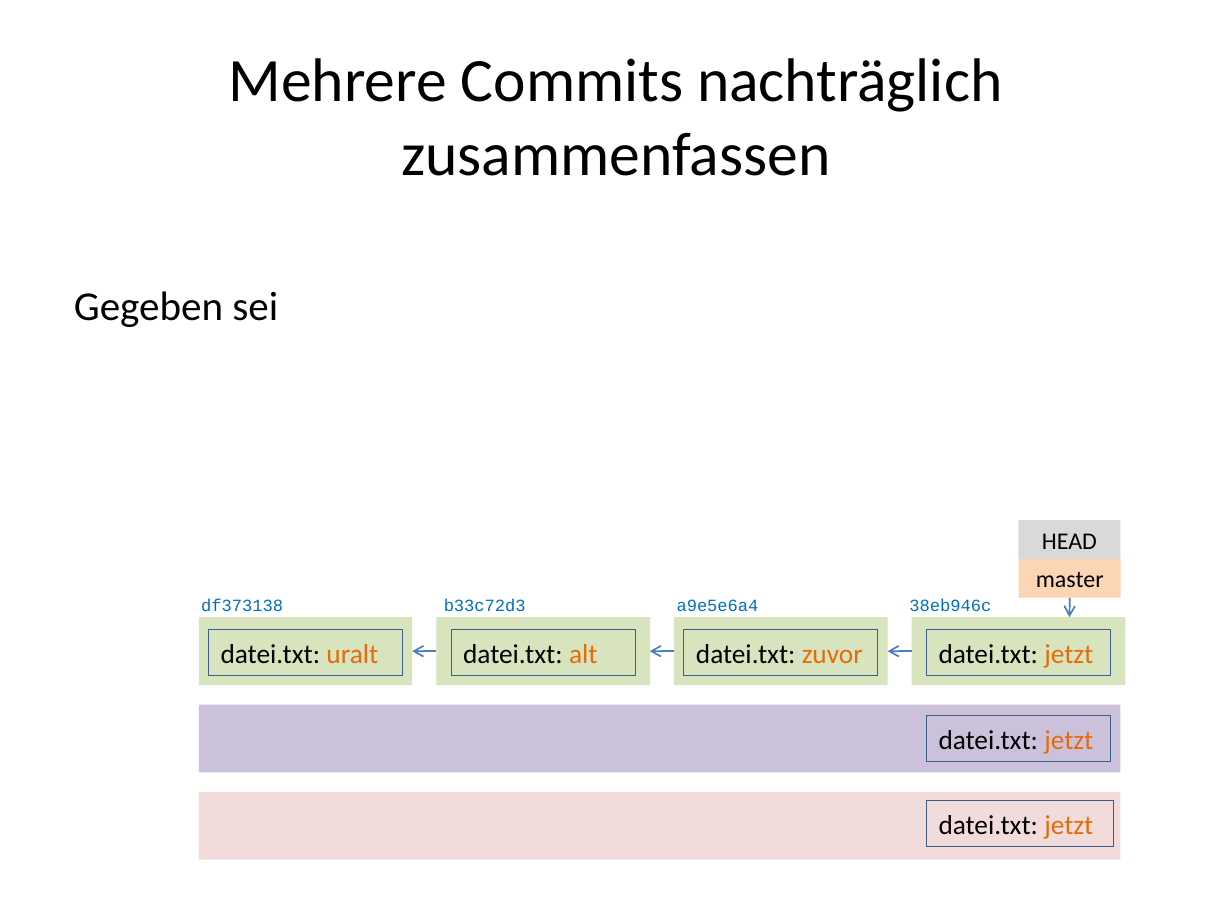
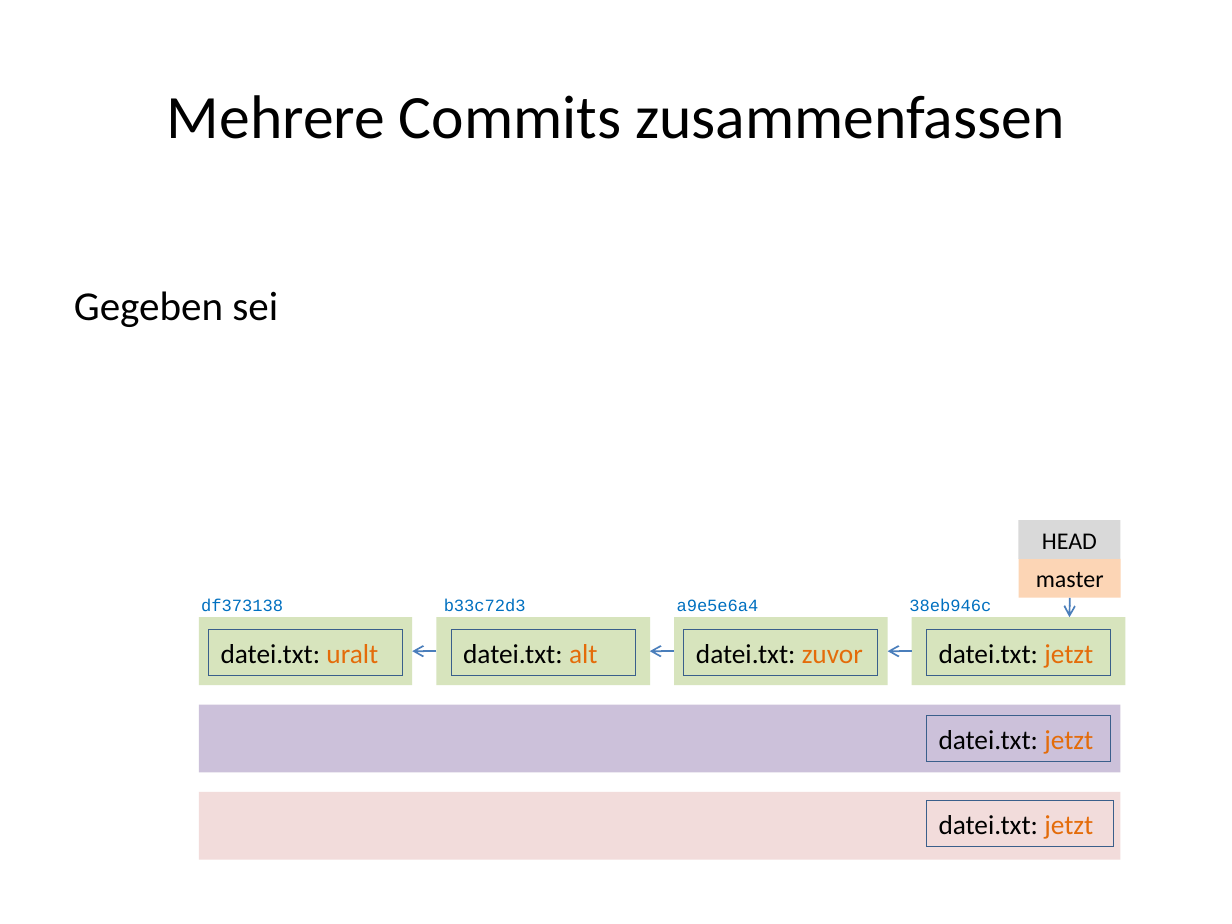
Before and after one commit to kotlincook/gitplayground, a slide deck: slide 40 of GIT.pptx (slide 30 before the commit). Drawn at 1232x924 pixels with LibreOffice and Linux fonts; fonts in the diff are those of the drawing. Boxes give left, top, right and bottom in pixels: in the first picture for what was removed or moved away, otherwise in the second. Text is boxed around its words. In the diff, an @@ line names an element or a change of style, - is before the commit and + after.

```diff
--- a/GIT.pptx
+++ b/GIT.pptx
@@ title at <box>167,95,1064,139</box>: text changed @@
-Mehrere Commits nachträglich zusammenfassen
+Mehrere Commits zusammenfassen
```
Also in this commit, not shown: 7 other slides changed, 12 slides added, 1 other file.
